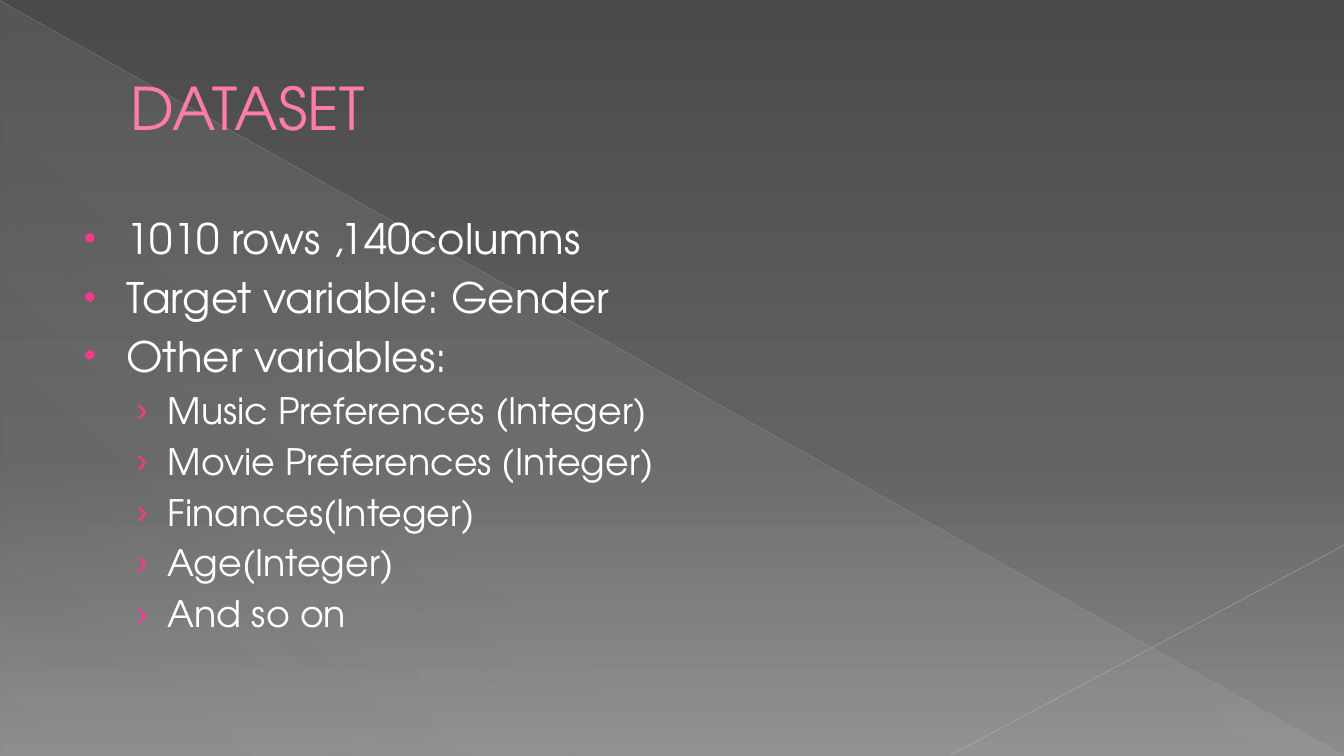
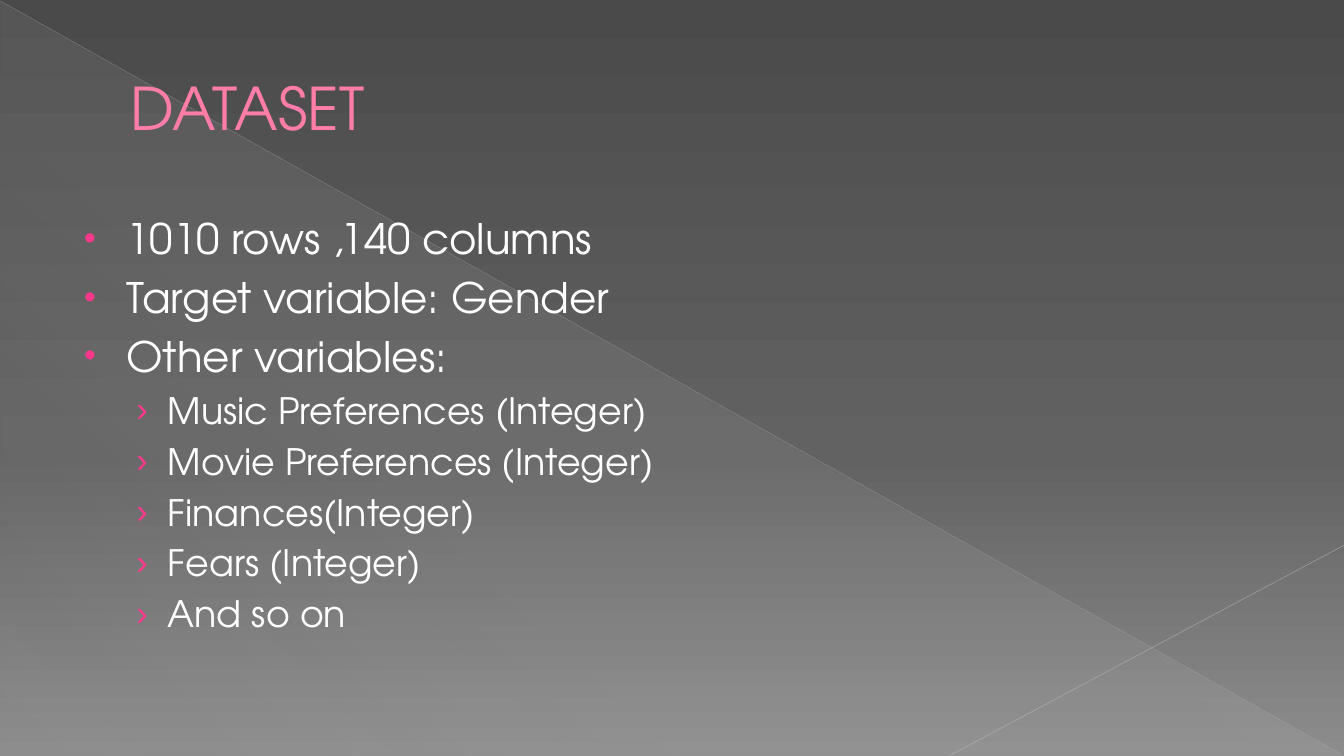
Before and after one commit to dhavalaM/CS513-Project, a slide deck: slide 4 of Presentation_YPS.pptx. Drawn at 1344x756 pixels with LibreOffice and Linux fonts; fonts in the diff are those of the drawing. Boxes give left, top, right and bottom in pixels: in the first picture for what was removed or moved away, otherwise in the second. Text is boxed around its words. In the diff, an @@ line names an element or a change of style, - is before the commit and + after.

```diff
--- a/Presentation_YPS.pptx
+++ b/Presentation_YPS.pptx
@@ text at [127,222,592,257]: spaces changed @@
-• 1010 rows ,140columns
+• 1010 rows ,140 columns
@@ text at [168,549,421,584]: text changed @@
-  › Age(Integer)
+  › Fears (Integer)
```
Also in this commit, not shown: 5 other slides changed, 2 slides added.
